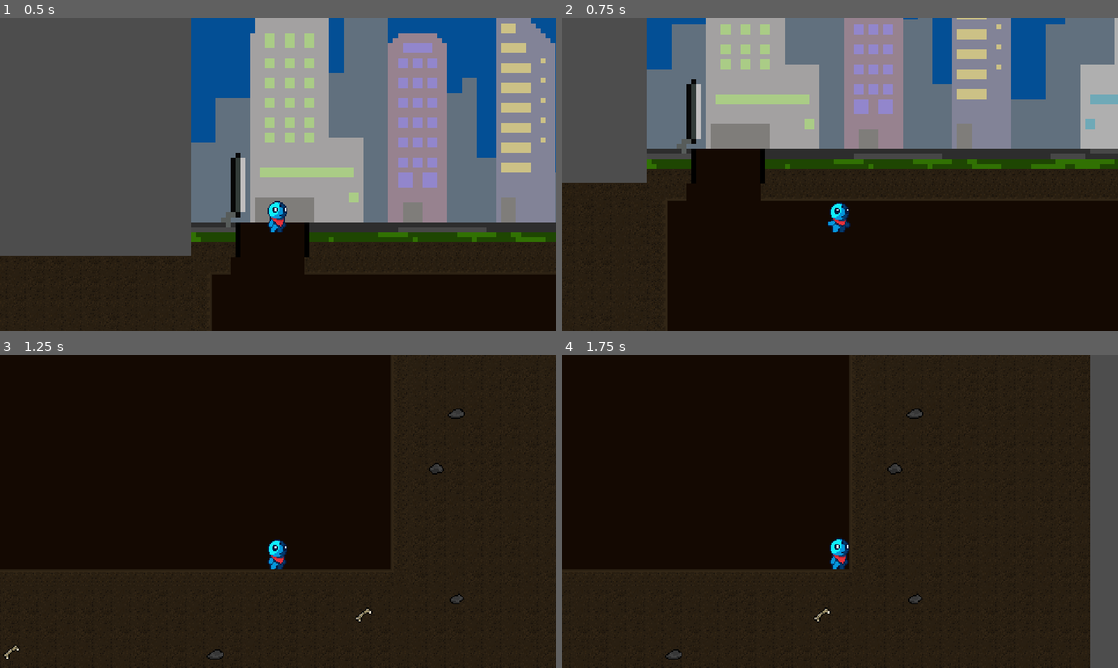
Above: before the commit, frames 1-4 (two rows, left to right).
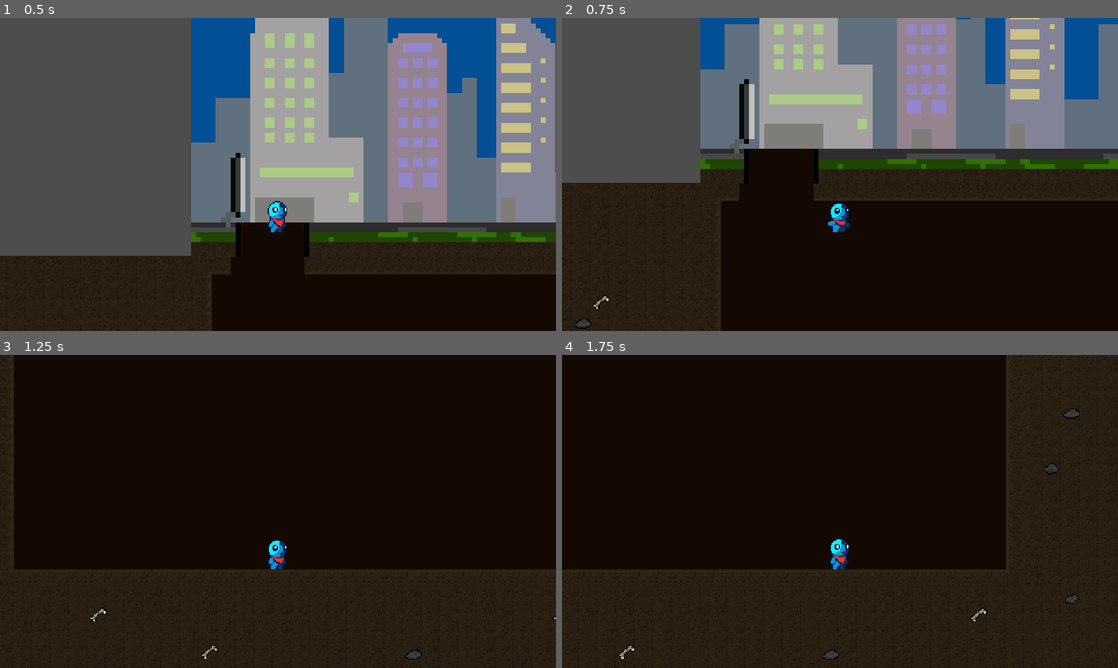
Above: after the commit, the same moments.

Repository: Final-Cake-Games/pirate-software-gamejam-14
Game: Godot game, scene res://scenes/test_level.tscn
Same seed, same stepped clock (60 frames per second), same inputs: the game is played once before the commit and once after it. The project has no main scene, so this scene is started directly.
Inputs:
- Up to frame 1 (0.5 s): no input
- Up to frame 2 (0.75 s): hold D (move_right) from 0.53 s (still down)
- Up to frame 3 (1.25 s): keep holding D (move_right)
- Up to frame 4 (1.75 s): keep holding D (move_right)

Frame 1 is identical in both runs. In frame 2, 35% of the frame differs, in the area x 2-100%, y 0-100%; in frame 3, 4.0%; in frame 4, 8.5%.

Commit message:
Tweaking default MAX_SPEED

Diff:
--- a/scripts/player.gd
+++ b/scripts/player.gd
@@ -5,7 +5,7 @@
 @onready var player_sprite : Sprite2D = $Sprite2D
 
 # Variáveis de física
-@export var MAX_SPEED : float = 500
+@export var MAX_SPEED : float = 250
 @export var GRAVITY : float = 400
 @export var JUMP_FORCE : float = 500
 
